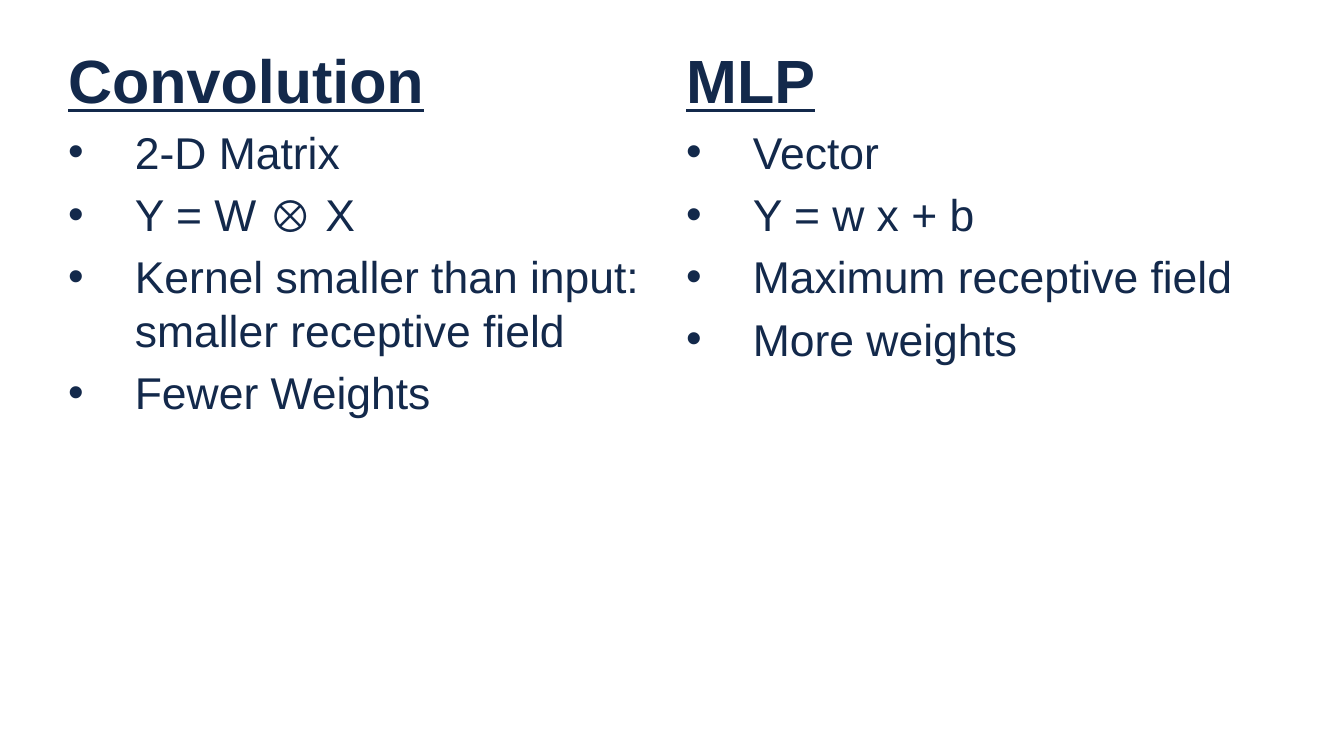
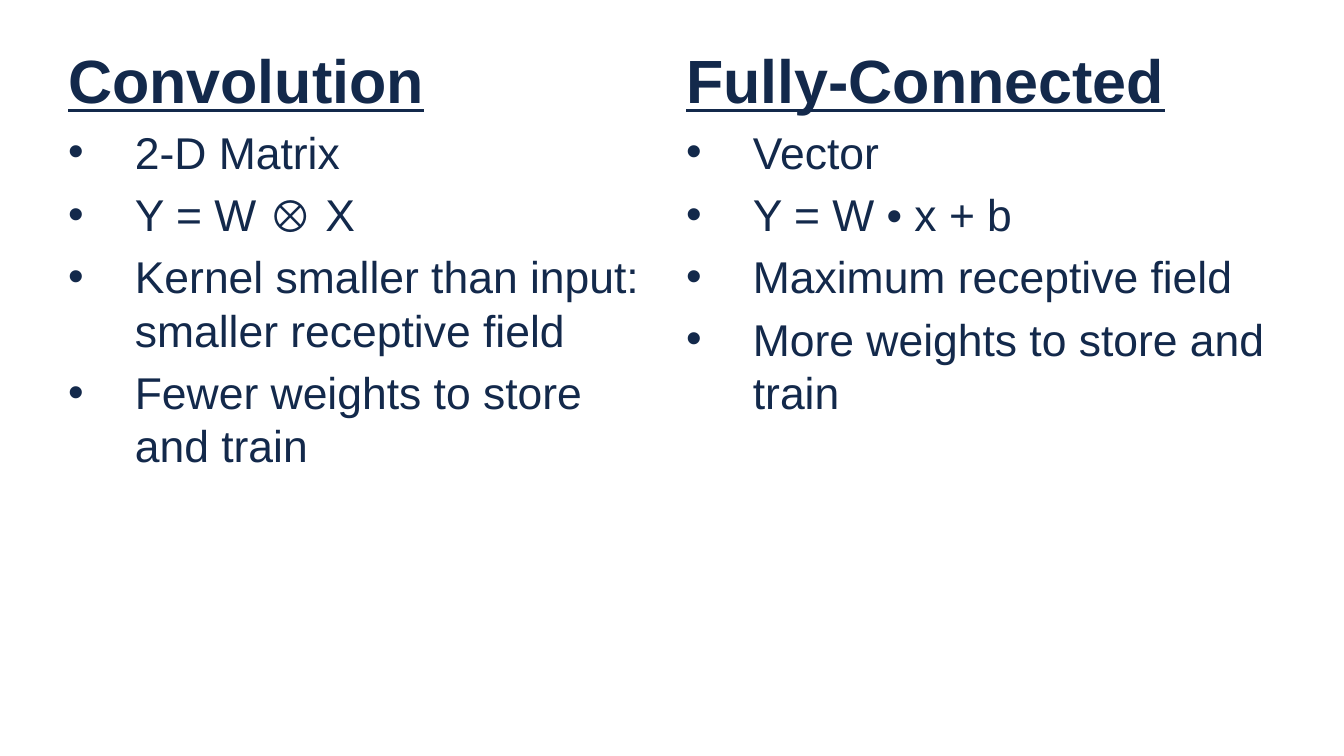
Before and after one commit to cwpearson/hugo-cwpearson, a slide deck: slide 13 of static/pptx/2017FA_ECE408_dl03_CNN01.pptx. Drawn at 1344x756 pixels with LibreOffice and Linux fonts; fonts in the diff are those of the drawing; background and template pictures are left out. Boxes give left, top, right and bottom in pixels: in the first picture for what was removed or moved away, otherwise in the second. Text is boxed around its words. In the diff, an @@ line names an element or a change of style, - is before the commit and + after.

```diff
--- a/static/pptx/2017FA_ECE408_dl03_CNN01.pptx
+++ b/static/pptx/2017FA_ECE408_dl03_CNN01.pptx
@@ text at [686, 58, 1164, 115]: text changed @@
-MLP
+Fully-Connected
@@ text at [753, 198, 1012, 232]: text changed @@
-• Y = w x + b
+• Y = W • x + b
@@ text at [753, 323, 1264, 410]: text changed @@
-• More weights
+• More weights to store and train
@@ text at [135, 376, 582, 463]: text changed @@
-• Fewer Weights
+• Fewer weights to store and train
```
Also in this commit, not shown: 7 other slides changed, 1 slide removed, 4 other files.
